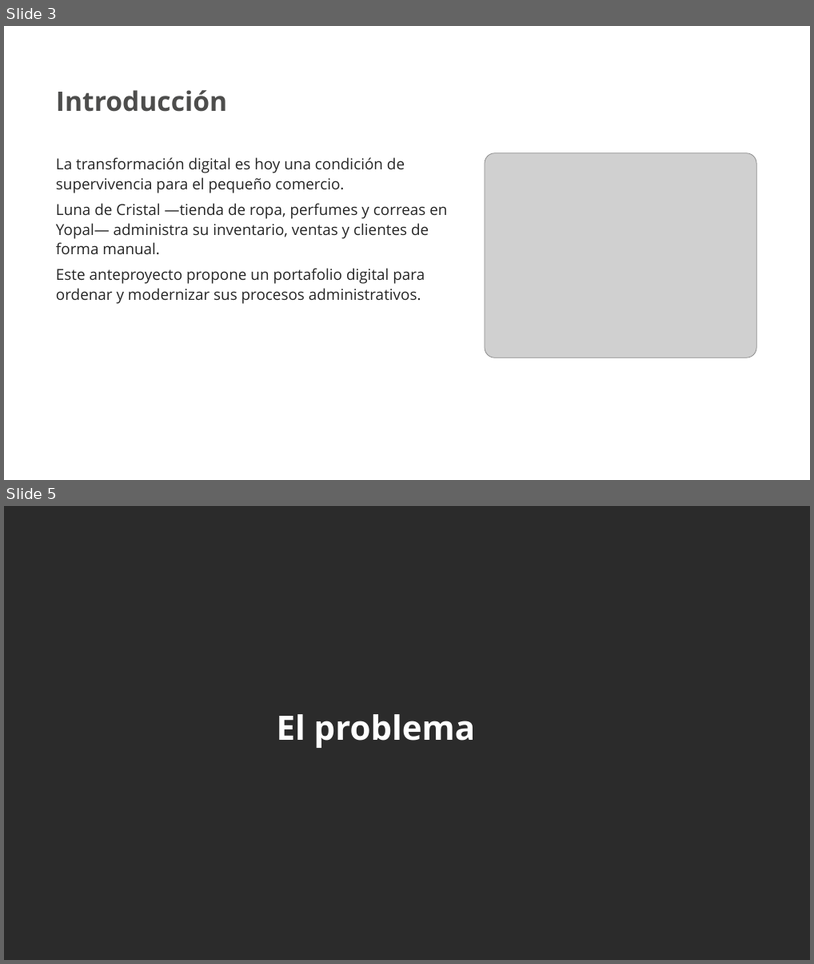
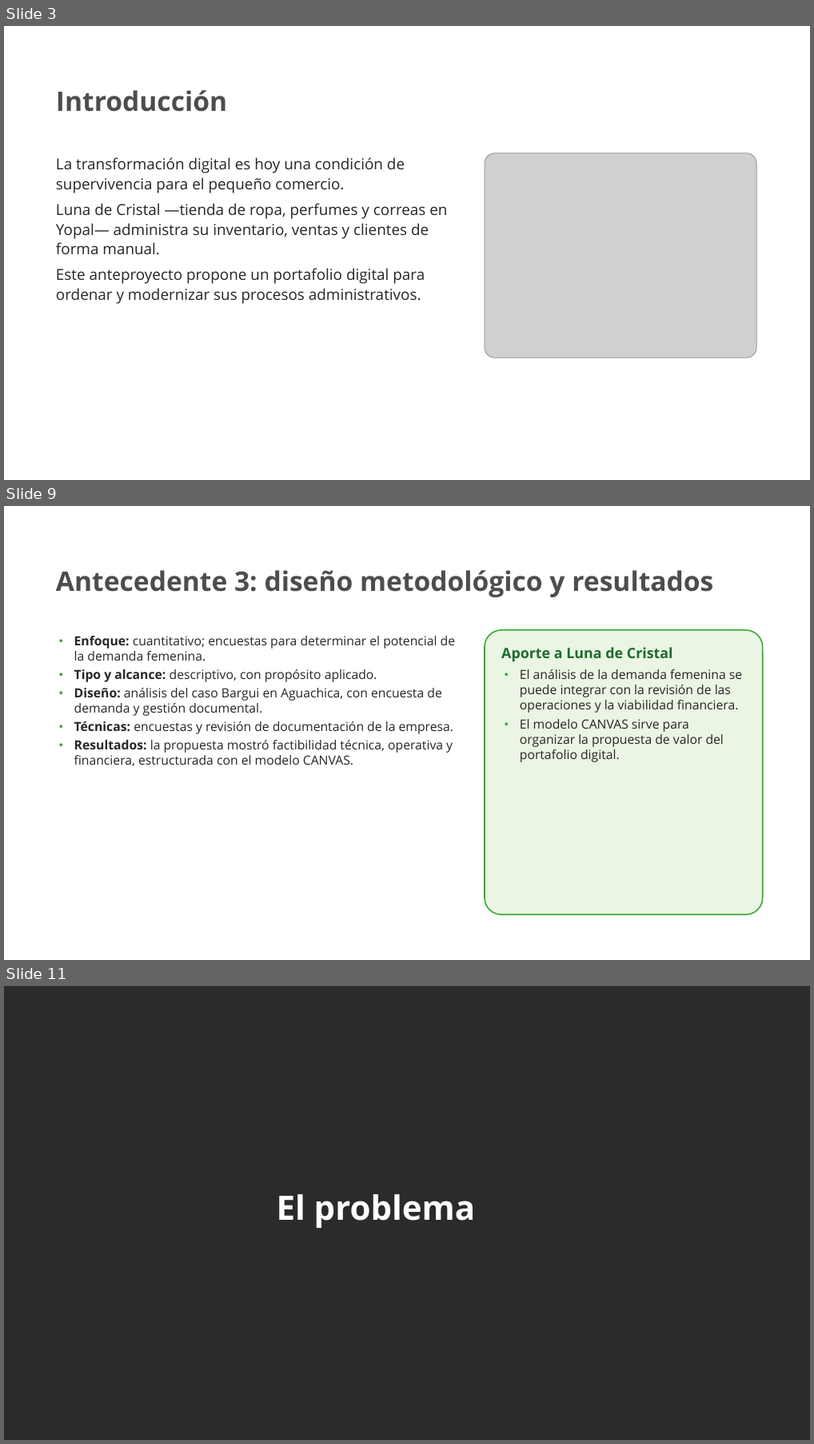
Before and after one commit to nayraclaud-glitch/Trabjo-De-eEstudio, a slide deck: Luna_de_Cristal_Presentacion_SENA.pptx. Shown one above the other, each under a label of ours: slides 3 and 5 before the commit, slides 3, 9 and 11 after it; the slides between them are not shown. The pictures are 814x964 and 814x1444 pixels, drawn with LibreOffice and Linux fonts; fonts in the diff are those of the drawing; grey boxes stand for pictures; background and template pictures are left out; a plain dark background stands for a picture behind light text. Boxes give left, top, right and bottom in pixels: in the first picture for what was removed or moved away, otherwise in the second. Text is boxed around its words. In the diff, an @@ line names an element or a change of style, - is before the commit and + after.

```diff
--- a/Luna_de_Cristal_Presentacion_SENA.pptx
+++ b/Luna_de_Cristal_Presentacion_SENA.pptx
@@ slide 9 added at (4, 506, 810, 960), background picture (left out) @@
@@ text added at (56, 570, 714, 597), 32 pt, text #4D4D4C, bold @@
+Antecedente 3: diseño metodológico y resultados
@@ text added at (74, 636, 455, 766), 15 pt, text #262626 @@
+• Enfoque: cuantitativo; encuestas para determinar el potencial de la demanda femenina.
+• Tipo y alcance: descriptivo, con propósito aplicado.
+• Diseño: análisis del caso Bargui en Aguachica, con encuesta de demanda y gestión documental.
+• Técnicas: encuestas y revisión de documentación de la empresa.
+• Resultados: la propuesta mostró factibilidad técnica, operativa y financiera, estructurada con el modelo CANVAS.
@@ rounded rectangle added at (485, 630, 763, 914), fill #EAF5E4, outline #39A935 1.5 pt, 15 pt, text #262626 @@
+Aporte a Luna de Cristal
+• El análisis de la demanda femenina se puede integrar con la revisión de las operaciones y la viabilidad financiera.
+• El modelo CANVAS sirve para organizar la propuesta de valor del portafolio digital.
@@ what was slide 5 is now slide 11 @@
```
Also in this commit, not shown: 2 slides changed, 7 other slides added.
